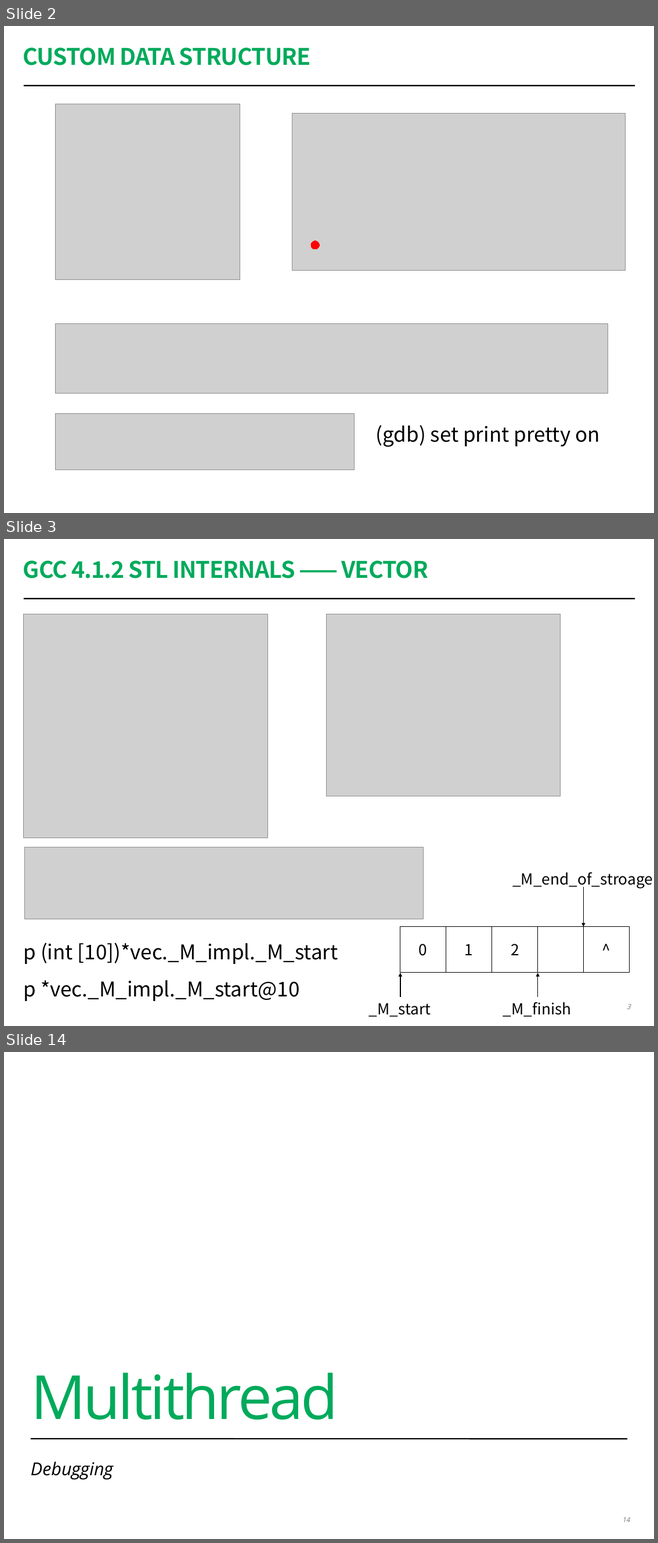
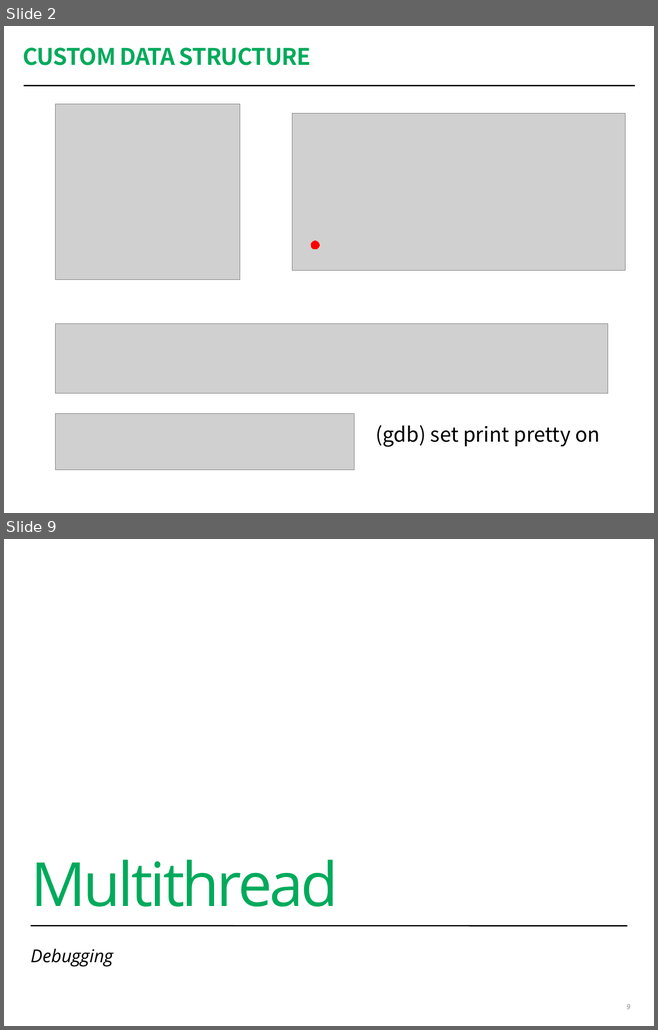
Before and after one commit to coney/c-training, a slide deck: Debug/session2/Debugging Workshop 2.pptx. Shown one above the other, each under a label of ours: slides 2, 3 and 14 before the commit, slides 2 and 9 after it; the slides between them are not shown. The pictures are 658x1543 and 658x1030 pixels, drawn with LibreOffice and Linux fonts; fonts in the diff are those of the drawing; grey boxes stand for pictures; background and template pictures are left out. Boxes give left, top, right and bottom in pixels: in the first picture for what was removed or moved away, otherwise in the second. Text is boxed around its words. In the diff, an @@ line names an element or a change of style, - is before the commit and + after.

```diff
--- a/Debug/session2/Debugging Workshop 2.pptx
+++ b/Debug/session2/Debugging Workshop 2.pptx
@@ slide 3 removed at (4, 539, 654, 1026), background #FFFFFF; not listed: 1 template element that a slide beside it also shows @@
@@ title removed at (23, 560, 428, 578) @@
-GCC 4.1.2 STL INTERNALS —— VECTOR
@@ picture removed at (23, 614, 267, 838) @@
@@ picture removed at (326, 614, 560, 797) @@
@@ picture removed at (24, 848, 423, 919) @@
@@ group removed at (369, 873, 652, 1017): 5 rectangles, 3 arrows, 3 texts @@
-1
-0
-2
-_M_start
-_M_finish
-_M_end_of_stroage
-^
@@ text removed at (23, 943, 338, 1001) @@
-p (int [10])*vec._M_impl._M_start
-p *vec._M_impl._M_start@10
@@ page number removed at (626, 1004, 630, 1009) @@
-3
@@ what was slide 14 is now slide 9 @@
@@ page number at (626, 1004, 630, 1009): text changed @@
-14
+9
```
Also in this commit, not shown: 3 slides changed, 4 slides added, 8 other slides removed.
